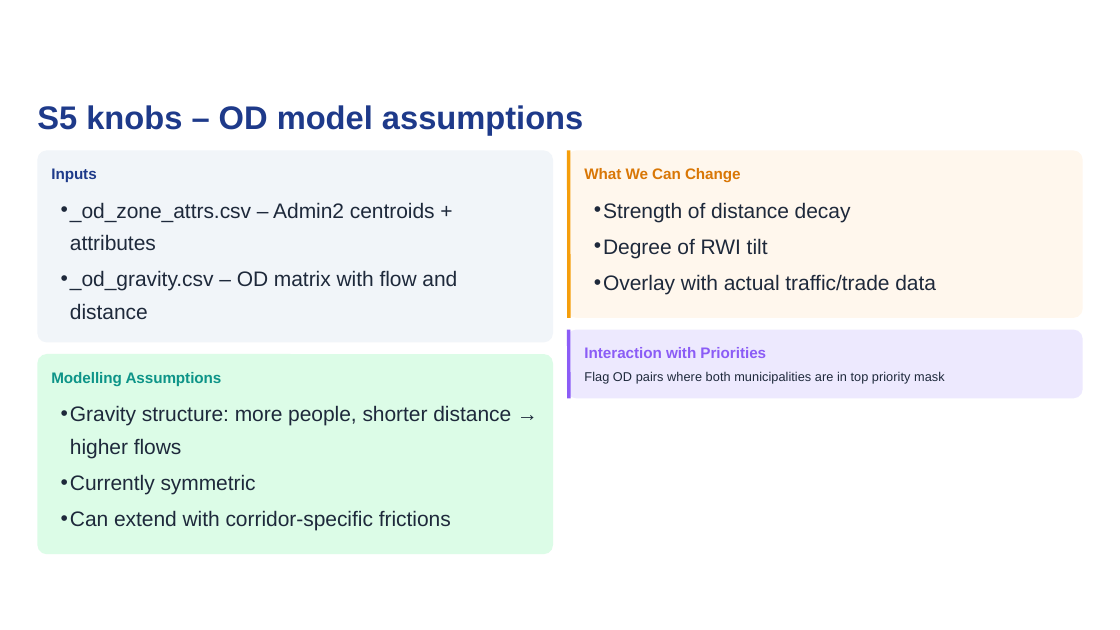
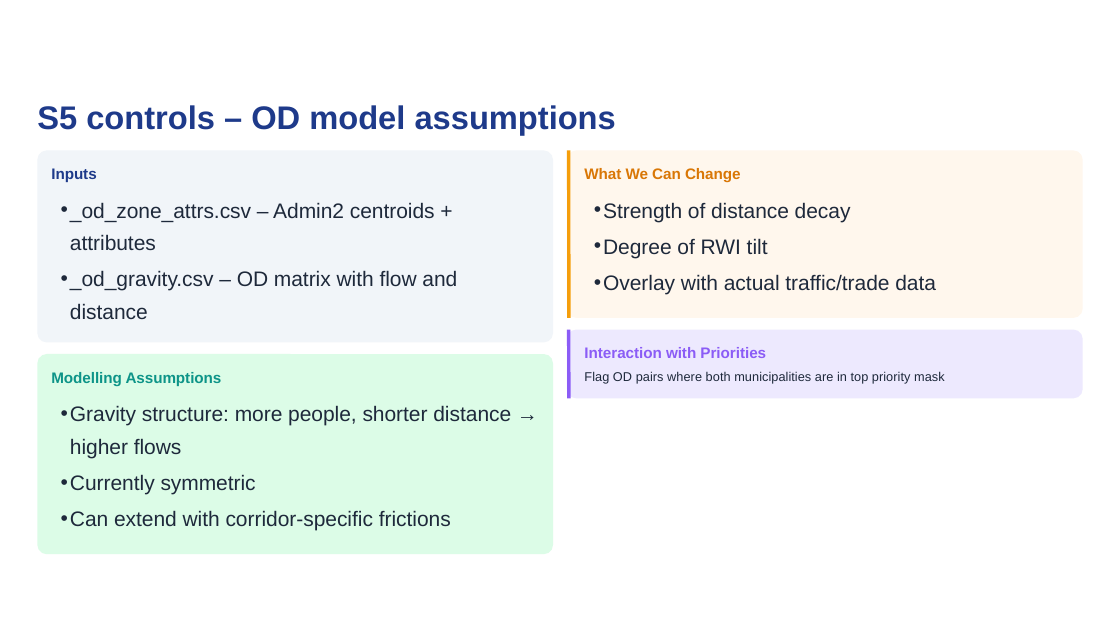
Before and after one commit to bennyistanto/ago-lobitocorridor-analysis, a slide deck: slide 13 of docs/deck/Lobito_Corridor_Analysis.pptx. Drawn at 1120x630 pixels with LibreOffice and Linux fonts; fonts in the diff are those of the drawing. Boxes give left, top, right and bottom in pixels: in the first picture for what was removed or moved away, otherwise in the second. Text is boxed around its words. In the diff, an @@ line names an element or a change of style, - is before the commit and + after.

```diff
--- a/docs/deck/Lobito_Corridor_Analysis.pptx
+++ b/docs/deck/Lobito_Corridor_Analysis.pptx
@@ text at (37,105,616,135): text changed @@
-S5 knobs – OD model assumptions
+S5 controls – OD model assumptions
```
Also in this commit, not shown: 6 other slides changed, 1 other file.
